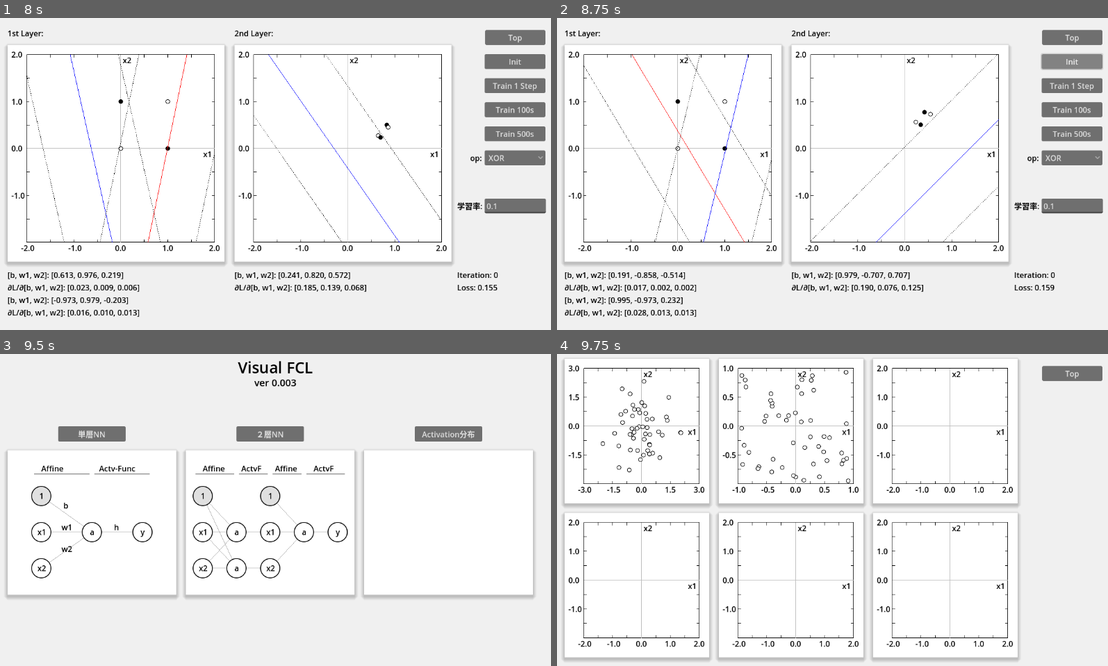
Above: before the commit, frames 1-4 (two rows, left to right).
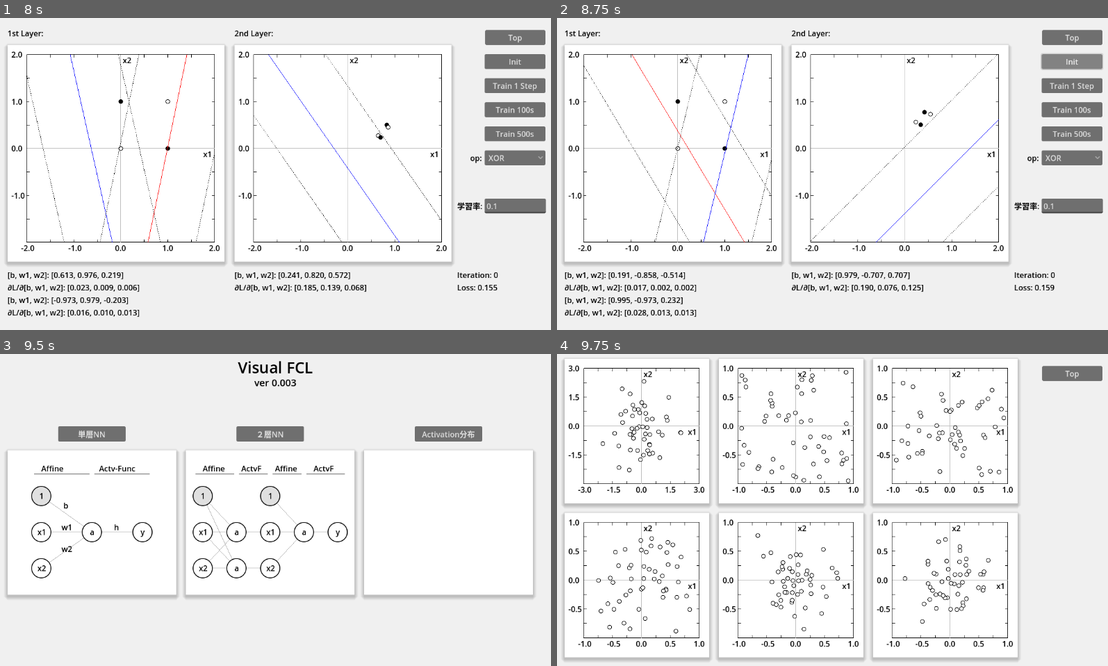
Above: after the commit, the same moments.

Repository: vivisuke/VisualFCL
Game: Godot game, scene res://top_scene.tscn
The game is run twice, just before and just after one commit, with the same random seed, the same clock (stepped at 60 frames per second) and the same inputs.
Inputs:
- Up to frame 1 (8 s): click "単層NN" at 0.5 s; click "Init" at 1.25 s; click "Train 1 Step" at 2 s; click "Train 100s" at 2.75 s; click "Train 500s" at 3.5 s; click "AND" at 4.25 s; click "Mini Batch" at 5 s; click "OR" at 5.75 s; click "Top" at 6.5 s; click "２層NN" at 7.25 s
- Up to frame 2 (8.75 s): click "Init" at 8 s
- Up to frame 3 (9.5 s): click "Top" at 8.75 s
- Up to frame 4 (9.75 s): click "Activation分布" at 9.5 s

Frames 1-3 are identical in both runs. In frame 4, 1.9% of the frame differs, in the area x 2-82%, y 3-94%.

Commit message:
0067 ◎ C 06/22 06/24 0.003│ToDo│1st ～ 5th レイヤーを配列で管理 0068 ◎ C 06/22 06/24 0.003│ToDo│GraphRect を配列管理

Diff:
--- a/VisualFCL/scripts/activate_distri_scene.gd
+++ b/VisualFCL/scripts/activate_distri_scene.gd
@@ -5,14 +5,17 @@
 }
 const N_INPUT = 100				# 入力データ数
 const N_NODE = 100				# 中間、出力ノード数
+const N_LAYER = 5				# レイヤー数
 
 var vec_input = []				# 入力データ配列, [x1, x2, x3, ... xN]
-var vec_input_pair = []			# 入力データ配列, 要素：[x, y, bool]
+var vec_pair = []				# データ配列, 要素：[x, y, bool]
 var first_layer
-var vec_output_1 = []			# 1st レイヤー出力
-var vec_output_1_pair = []		# 1st レイヤー出力, 要素：[x, y, bool]
-var vec_output_2 = []			# 1st レイヤー出力
-var vec_output_2_pair = []		# 1st レイヤー出力, 要素：[x, y, bool]
+var vec_layer = []				# レイヤーオブジェクト配列
+#var vec_output_1 = []			# 1st レイヤー出力
+#var vec_output_1_pair = []		# 1st レイヤー出力, 要素：[x, y, bool]
+#var vec_output_2 = []			# 1st レイヤー出力
+#var vec_output_2_pair = []		# 1st レイヤー出力, 要素：[x, y, bool]
+var vec_graph_rect = []
 
 # ニューロンクラス、N入力１出力
 # 活性化関数：シグモイド・tanh・ReLU etc ?
@@ -74,19 +77,31 @@
 
 # Called when the node enters the scene tree for the first time.
 func _ready():
-	$GraphRect_1.to_draw_div_lines = false
-	$GraphRect_2.to_draw_div_lines = false
-	$GraphRect_3.to_draw_div_lines = false
-	$GraphRect_4.to_draw_div_lines = false
-	$GraphRect_5.to_draw_div_lines = false
-	$GraphRect_6.to_draw_div_lines = false
-	$GraphRect_1.to_plot_boolean = false
-	$GraphRect_2.to_plot_boolean = false
-	$GraphRect_3.to_plot_boolean = false
-	$GraphRect_4.to_plot_boolean = false
-	$GraphRect_5.to_plot_boolean = false
-	$GraphRect_6.to_plot_boolean = false
-	first_layer = FCLayer.new(N_INPUT, N_NODE, AF_TANH, 0.1)
+	vec_graph_rect.push_back($GraphRect_1)
+	vec_graph_rect.push_back($GraphRect_2)
+	vec_graph_rect.push_back($GraphRect_3)
+	vec_graph_rect.push_back($GraphRect_4)
+	vec_graph_rect.push_back($GraphRect_5)
+	vec_graph_rect.push_back($GraphRect_6)
+	for i in range(vec_graph_rect.size()):
+		vec_graph_rect[i].to_draw_div_lines = false
+		vec_graph_rect[i].to_plot_boolean = false
+	#$GraphRect_1.to_draw_div_lines = false
+	#$GraphRect_2.to_draw_div_lines = false
+	#$GraphRect_3.to_draw_div_lines = false
+	#$GraphRect_4.to_draw_div_lines = false
+	#$GraphRect_5.to_draw_div_lines = false
+	#$GraphRect_6.to_draw_div_lines = false
+	#$GraphRect_1.to_plot_boolean = false
+	#$GraphRect_2.to_plot_boolean = false
+	#$GraphRect_3.to_plot_boolean = false
+	#$GraphRect_4.to_plot_boolean = false
+	#$GraphRect_5.to_plot_boolean = false
+	#$GraphRect_6.to_plot_boolean = false
+	vec_layer.resize(N_LAYER)
+	for i in range(N_LAYER):
+		vec_layer[i] = FCLayer.new(N_INPUT, N_NODE, AF_TANH, 0.1)
+	#first_layer = FCLayer.new(N_INPUT, N_NODE, AF_TANH, 0.1)
 	#for i in range(N_NODE):
 	#	first_layer.push_back(FCN1Unit.new(N_INPUT, 0.1))
 	init()
@@ -94,35 +109,32 @@
 	pass # Replace with function body.
 func init():
 	vec_input = []
-	vec_input_pair = []
+	vec_pair = []
 	for i in range(N_INPUT/2):
 		var x = randfn(0.0, 1.0)
 		vec_input.push_back(x)
 		var y = randfn(0.0, 1.0)
 		vec_input.push_back(y)
-		vec_input_pair.push_back([x, y, false])
-	$GraphRect_1.vec_input = vec_input_pair
+		vec_pair.push_back([x, y, false])
+	$GraphRect_1.vec_input = vec_pair
 	$GraphRect_1.maxv = 3.0
-	$GraphRect_1.queue_redraw()
-	$GraphRect_2.queue_redraw()
-	$GraphRect_3.queue_redraw()
-	$GraphRect_4.queue_redraw()
-	$GraphRect_5.queue_redraw()
-	$GraphRect_6.queue_redraw()
+	#$GraphRect_1.queue_redraw()
+	#$GraphRect_2.queue_redraw()
+	#$GraphRect_3.queue_redraw()
+	#$GraphRect_4.queue_redraw()
+	#$GraphRect_5.queue_redraw()
+	#$GraphRect_6.queue_redraw()
 func forward():
-	first_layer.forward(vec_input)
-	var vec_output = first_layer.vec_output
-	#vec_output_1 = []
-	vec_output_1_pair = []
-	for i in range(N_NODE/2):
-		#first_layer[i*2].forward(vec_input)
-		#vec_output_1.push_back(first_layer[i*2].y)
-		#first_layer[i*2+1].forward(vec_input)
-		#vec_output_1.push_back(first_layer[i*2+1].y)
-		vec_output_1_pair.push_back([vec_output[i*2], vec_output[i*2+1], false])
-	$GraphRect_2.vec_input = vec_output_1_pair
-	$GraphRect_2.maxv = 1.0
-	$GraphRect_2.queue_redraw()
+	var tmp = vec_input
+	for k in range(N_LAYER):
+		vec_layer[k].forward(tmp)
+		tmp = vec_layer[k].vec_output
+		vec_pair = []
+		for i in range(N_NODE/2):
+			vec_pair.push_back([tmp[i*2], tmp[i*2+1], false])
+		vec_graph_rect[k+1].vec_input = vec_pair
+		vec_graph_rect[k+1].maxv = 1.0
+		vec_graph_rect[k+1].queue_redraw()
 
 # Called every frame. 'delta' is the elapsed time since the previous frame.
 func _process(delta):
Not shown, changed: VisualFCL.spr
